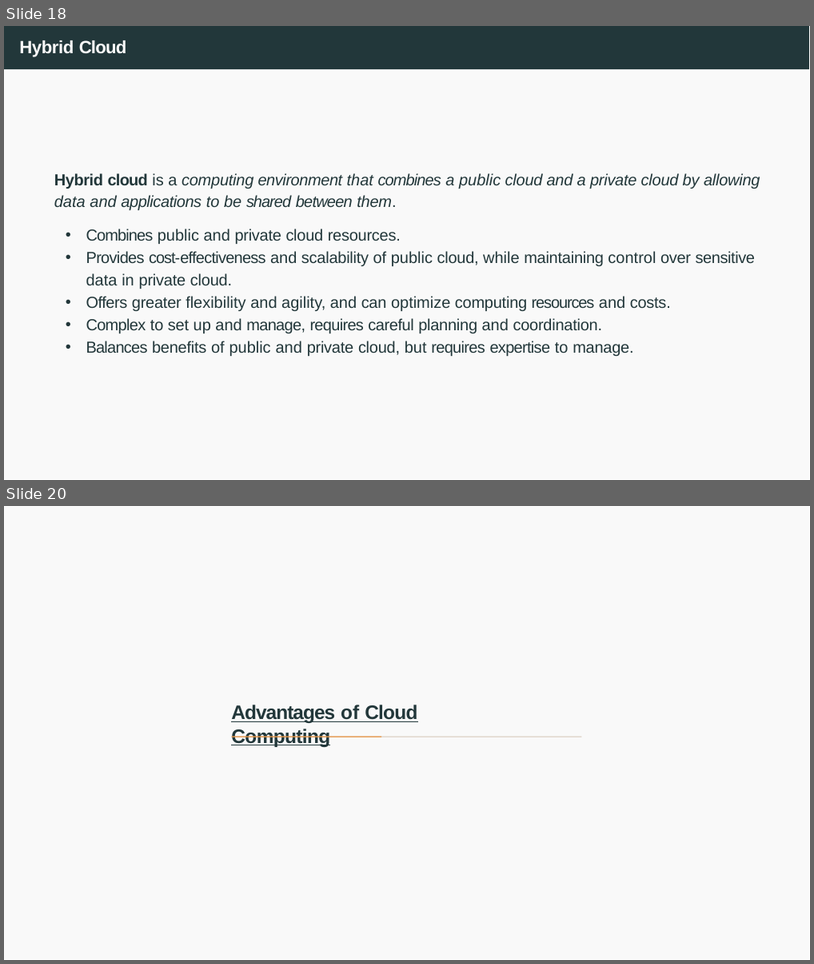
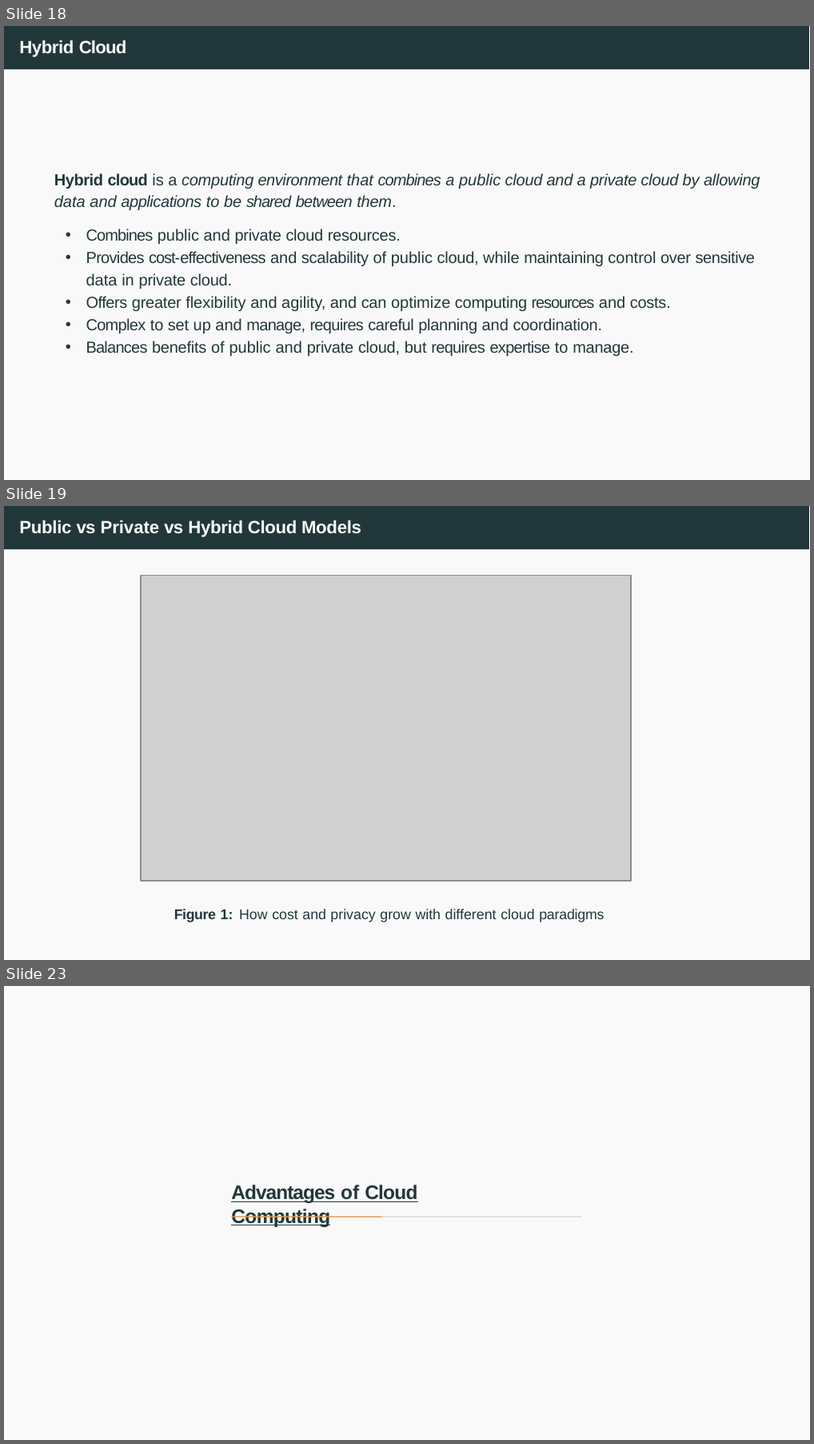
Before and after one commit to joanpaucm/HPDCB, a slide deck: src/slides/Session 1 and 2 - Introduction to Cloud Computing + Github Pages-2026.pptx. Shown one above the other, each under a label of ours: slides 18 and 20 before the commit, slides 18, 19 and 23 after it; the slides between them are not shown. The pictures are 814x964 and 814x1444 pixels, drawn with LibreOffice and Linux fonts; fonts in the diff are those of the drawing; grey boxes stand for pictures. Boxes give left, top, right and bottom in pixels: in the first picture for what was removed or moved away, otherwise in the second. Text is boxed around its words. In the diff, an @@ line names an element or a change of style, - is before the commit and + after.

```diff
--- a/src/slides/Session 1 and 2 - Introduction to Cloud Computing + Github Pages-2026.pptx
+++ b/src/slides/Session 1 and 2 - Introduction to Cloud Computing + Github Pages-2026.pptx
@@ slide 19 added at (4, 506, 810, 960), background #FFFFFF; not listed: 2 template elements that a slide beside it also shows @@
@@ text added at (19, 520, 362, 537), 10 pt, text #F9F9F9, bold @@
+Public vs Private vs Hybrid Cloud Models
@@ picture added at (141, 575, 630, 880) @@
@@ text added at (174, 908, 604, 922), 8 pt, text #22373A @@
+Figure 1: How cost and privacy grow with different cloud paradigms
@@ what was slide 20 is now slide 23 @@
```
Also in this commit, not shown: 1 slide changed, 3 other slides added, 3 other files.
